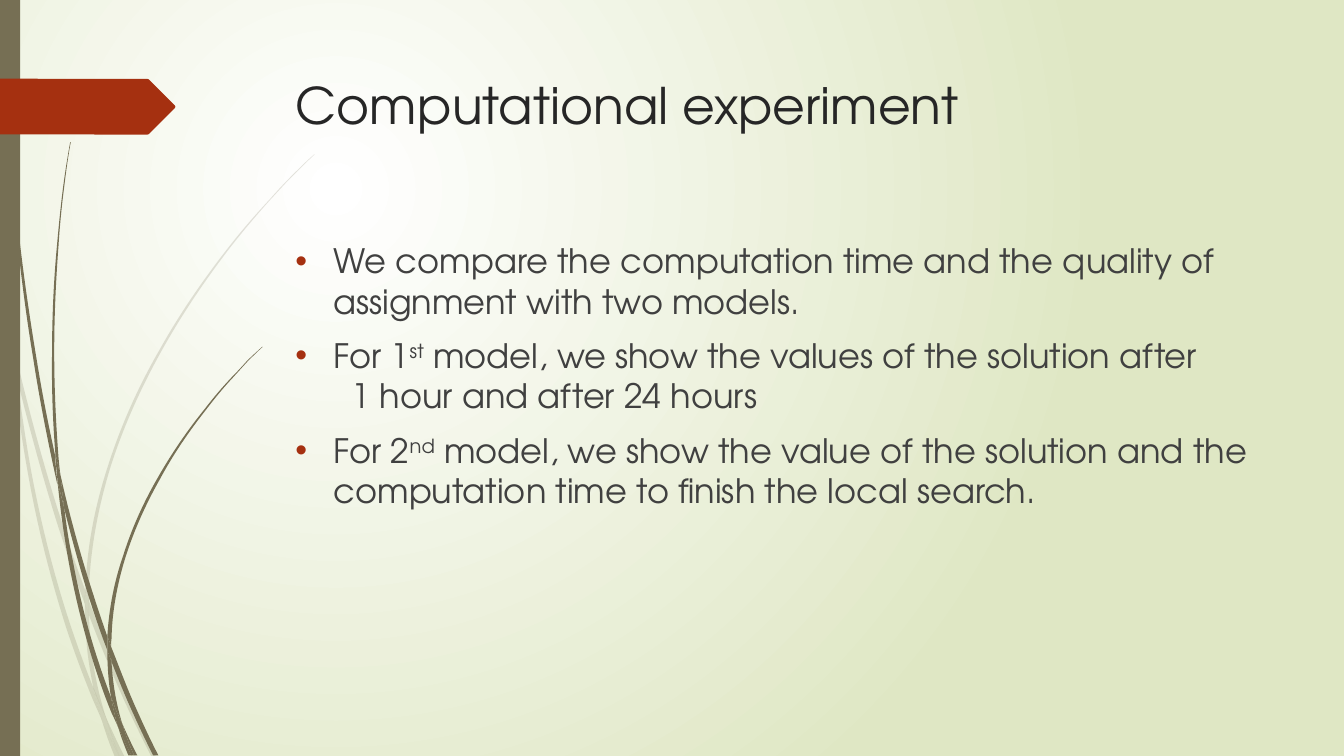
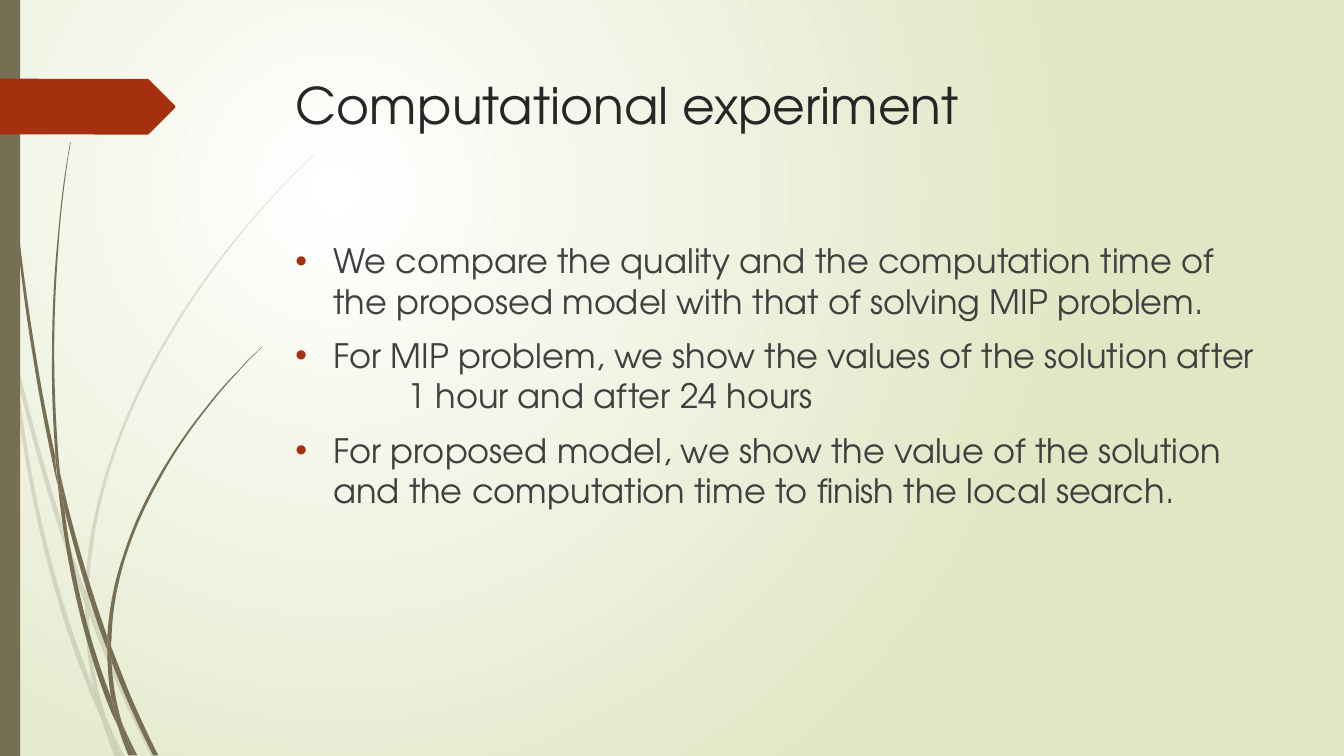
Before and after one commit to r-kurosu/kline_new, a slide deck: slide 45 of 竹田.pptx (slide 64 before the commit). Drawn at 1344x756 pixels with LibreOffice and Linux fonts; fonts in the diff are those of the drawing. Boxes give left, top, right and bottom in pixels: in the first picture for what was removed or moved away, otherwise in the second. Text is boxed around its words. In the diff, an @@ line names an element or a change of style, - is before the commit and + after.

```diff
--- a/竹田.pptx
+++ b/竹田.pptx
@@ text at (333,248,1254,510): text changed @@
-• We compare the computation time and the quality of assignment with two models.
-• For 1st model, we show the values of the solution after 1 hour and after 24 hours
-• For 2nd model, we show the value of the solution and the computation time to finish the local search.
+• We compare the quality and the computation time of the proposed model with that of solving MIP problem.
+• For MIP problem, we show the values of the solution after 1 hour and after 24 hours
+• For proposed model, we show the value of the solution and the computation time to finish the local search.
```
Also in this commit, not shown: 27 other slides changed, 1 slide added, 3 slides removed.
